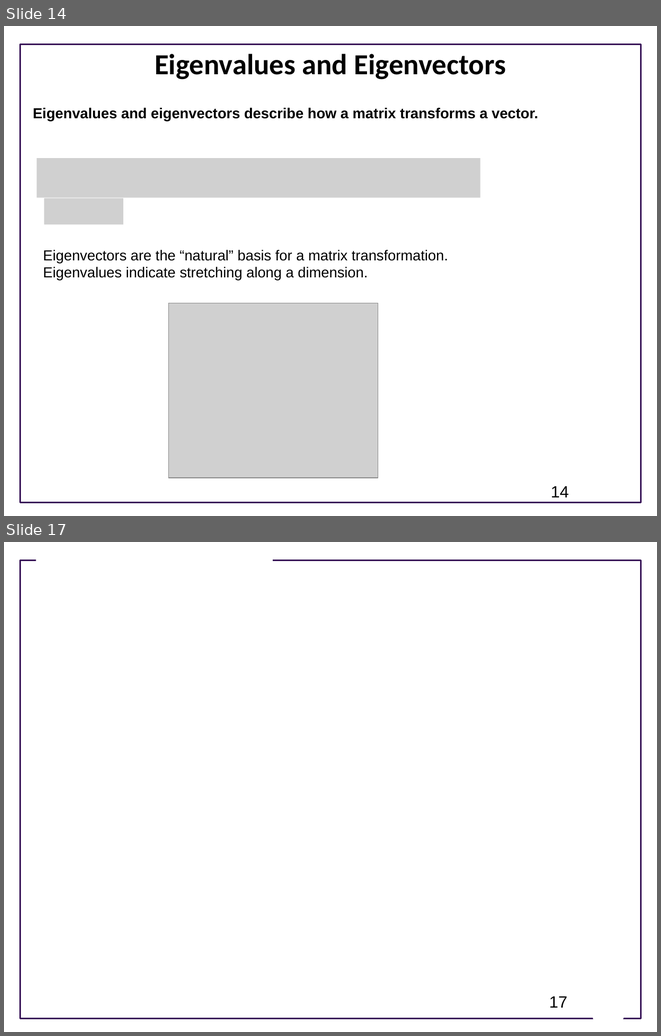
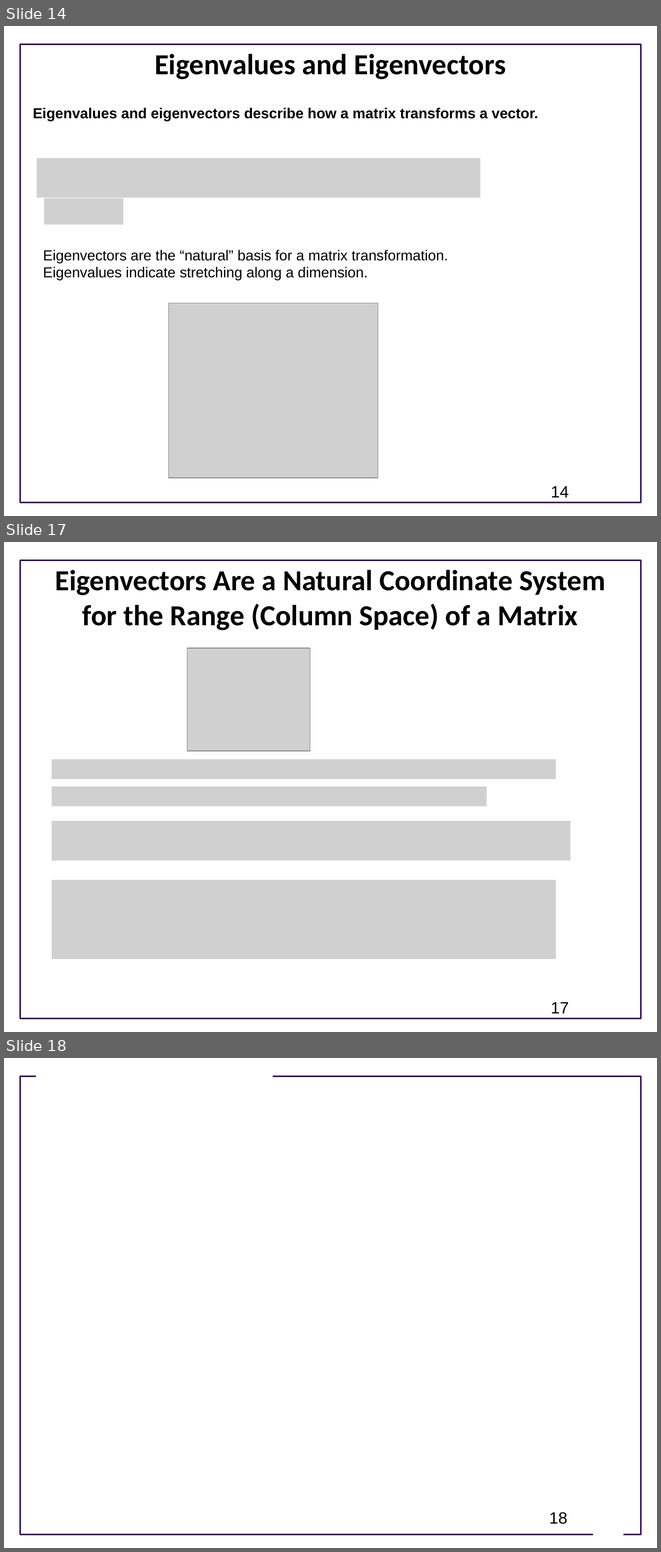
Before and after one commit to joseph-hellerstein/advanced-controls-lectures, a slide deck: Lecture_4-Geometric-Linear-Algebra/Geometric-Linear-Algebra.pptx. Shown one above the other, each under a label of ours: slides 14 and 17 before the commit, slides 14, 17 and 18 after it; the slides between them are not shown. The pictures are 661x1036 and 661x1552 pixels, drawn with LibreOffice and Linux fonts; fonts in the diff are those of the drawing; grey boxes stand for pictures; background and template pictures are left out. Boxes give left, top, right and bottom in pixels: in the first picture for what was removed or moved away, otherwise in the second. Text is boxed around its words. In the diff, an @@ line names an element or a change of style, - is before the commit and + after.

```diff
--- a/Lecture_4-Geometric-Linear-Algebra/Geometric-Linear-Algebra.pptx
+++ b/Lecture_4-Geometric-Linear-Algebra/Geometric-Linear-Algebra.pptx
@@ slide 17 added at [4, 542, 657, 1032], background #FFFFFF; not listed: 1 template element that a slide beside it also shows @@
@@ title added at [55, 570, 605, 631], 32 pt, text #000000, bold @@
+Eigenvectors Are a Natural Coordinate System for the Range (Column Space) of a Matrix
@@ picture added at [187, 648, 310, 750] @@
@@ picture added at [52, 759, 556, 778] @@
@@ picture added at [52, 786, 486, 806] @@
@@ picture added at [52, 821, 570, 861] @@
@@ picture added at [52, 880, 556, 959] @@
@@ page number added at [551, 1002, 569, 1013], 18 pt, text #000000 @@
+17
@@ what was slide 17 is now slide 18 @@
@@ page number at [549, 1512, 567, 1524]: text changed @@
-17
+18
```
Also in this commit, not shown: 8 slides changed, 2 other slides added, 9 slides removed.
